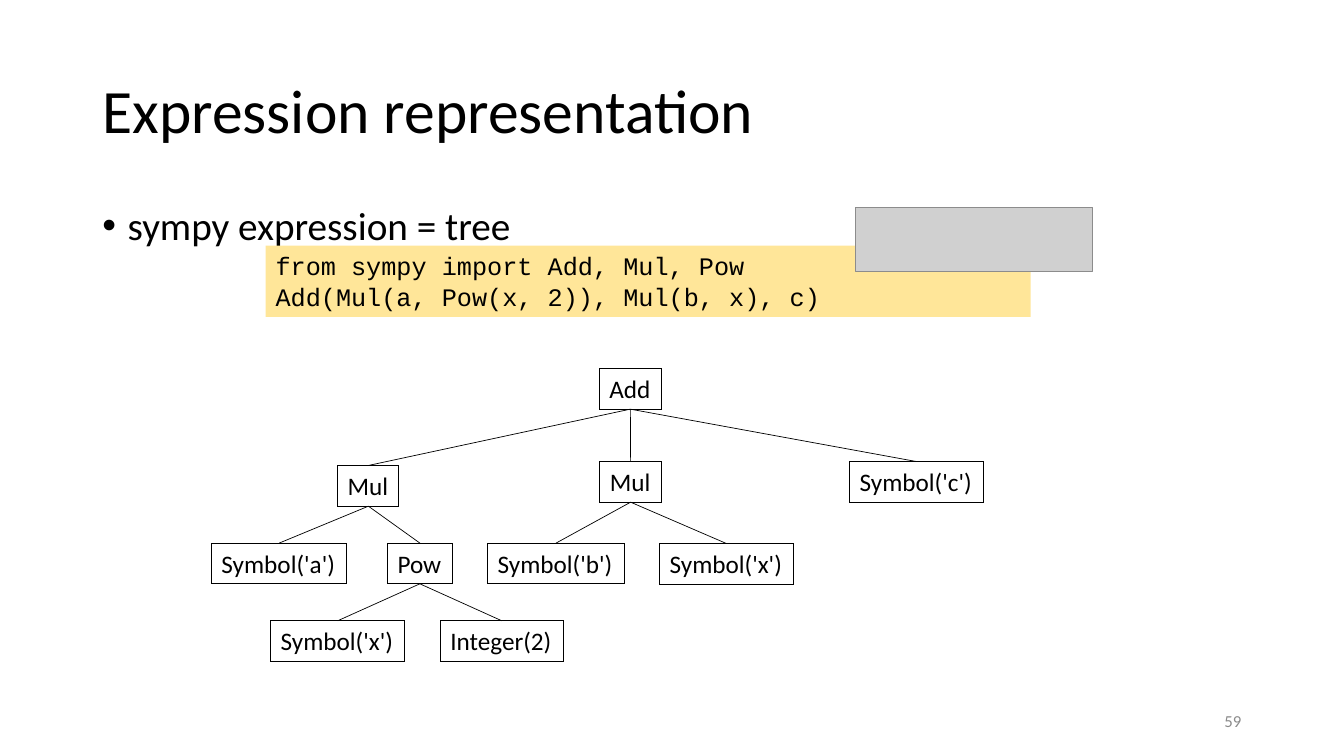
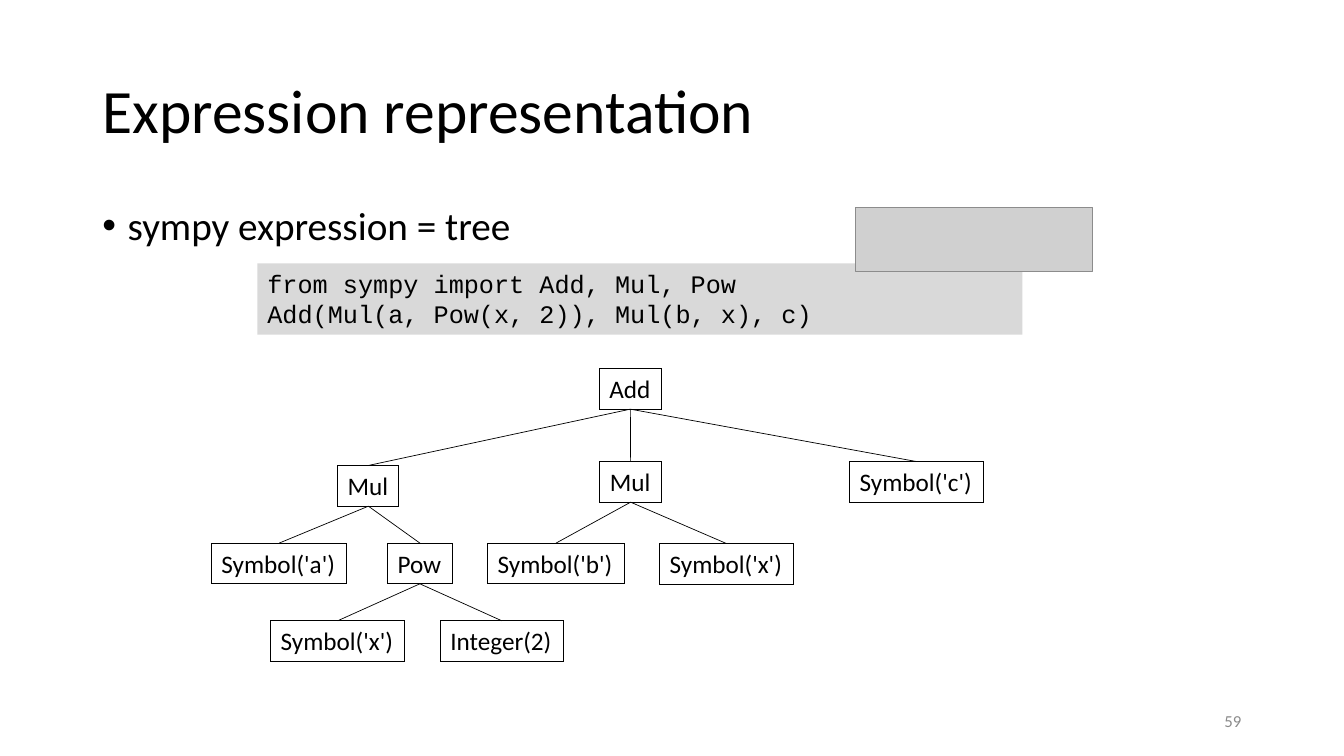
Before and after one commit to gjbex/Scientific-Python, a slide deck: slide 59 of scientific_python.pptx. Drawn at 1344x756 pixels with LibreOffice and Linux fonts; fonts in the diff are those of the drawing; grey boxes stand for pictures. Boxes give left, top, right and bottom in pixels: in the first picture for what was removed or moved away, otherwise in the second. Text is boxed around its words. In the diff, an @@ line names an element or a change of style, - is before the commit and + after.

Commit message:
Fix formatting sympy section

```diff
--- a/scientific_python.pptx
+++ b/scientific_python.pptx
@@ rectangle "from sympy import Add, Mul, ...": place and size @@
-rectangle "from sympy import Add, Mul, ..." at [266,246,1031,318]
+rectangle "from sympy import Add, Mul, ..." at [257,263,1022,335]
@@ rectangle "from sympy import Add, Mul, ..." at [257,263,1022,335]: fill #FFE699 to #D9D9D9 @@
```
Also in this commit, not shown: 8 other slides changed.
